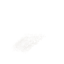
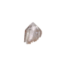
Layered file, before and after one edit (64x64). Changes by layer:
added layer "Main" above "crustal2" over [23, 21, 43, 46]
renamed "Inside" to "crystal1", hid it, painted on it over [13, 32, 46, 53]
